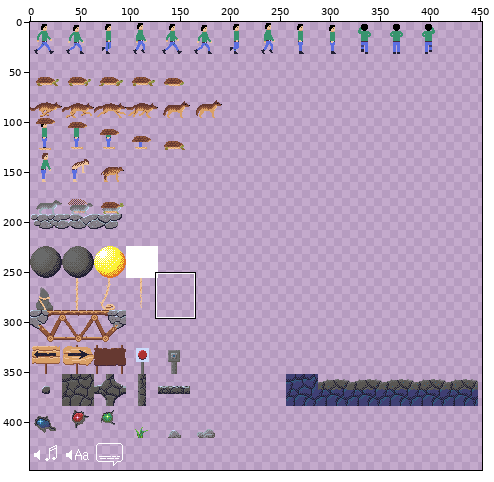
Sprite sheet, stored at android/assets/img/spritesheet.png. Above, an overview of the earlier version with the close-up marked.
Close-up. Before the edit:
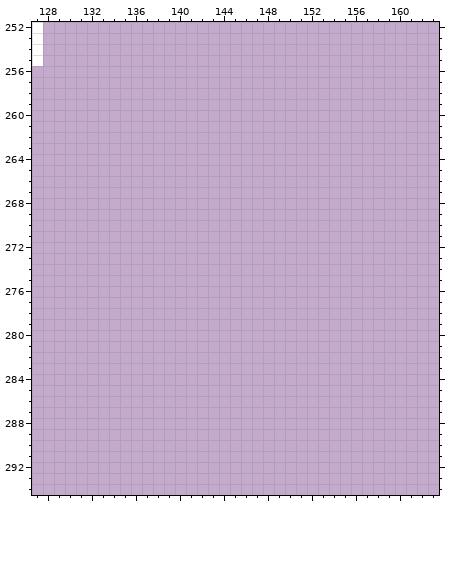
The file is 512x448 pixels. Shown: x 127..163, y 252..294. The wide view leaves out empty margins.
The same view after the edit:
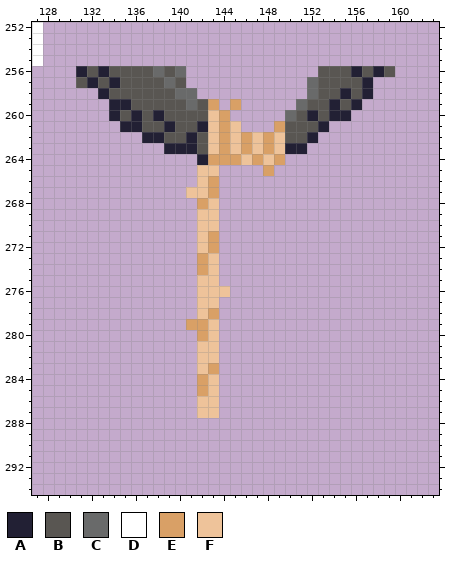
Palette (. is transparent): A #222034  B #595652  C #696a6a  D #ffffff  E #d9a066  F #eec39a
The edit:
y 256: x 131..140 .......... -> ABABBBBCBC; x 153..159 ....... -> BBBABAB
y 257: x 131..140 .......... -> BABABBBBCB; x 152..157 ...... -> CBBBBA
y 258: x 133..141 ......... -> ABBBBBBCC; x 152..157 ...... -> CBBABA
y 259: x 134..143 .......... -> AABBBBBCBE; x 145 . -> E; x 151..156 ...... -> CBBABA
y 260: x 134..144 ........... -> ABABABBBBFE; x 150..155 ...... -> CBABAA
y 261: x 135..145 ........... -> AABBABBAFEF; x 149..153 ..... -> EBBBA
y 262: x 137..152 ................ -> AABBABFEFEFEFBBA
y 263: x 139..151 ............. -> AAABFEFEFEFAA
y 264: x 142..149 ........ -> AEEEFEFE
y 265: x 142..143 .. -> FF; x 148 . -> E
y 266: x 142..143 .. -> FE
y 267: x 141..143 ... -> FFE
y 268: x 142..143 .. -> EF
y 269..270: x 142..143 .. -> FF
y 271..272: x 142..143 .. -> FE
y 273..274: x 142..143 .. -> EF
y 275: x 142..143 .. -> FF
y 276: x 142..144 ... -> FFF
y 277: x 142..143 .. -> FF
y 278: x 142..143 .. -> FE
y 279: x 141..143 ... -> EEF
y 280: x 142..143 .. -> EF
y 281..282: x 142..143 .. -> FF
y 283: x 142..143 .. -> FE
y 284..285: x 142..143 .. -> EF
y 286..287: x 142..143 .. -> FF
